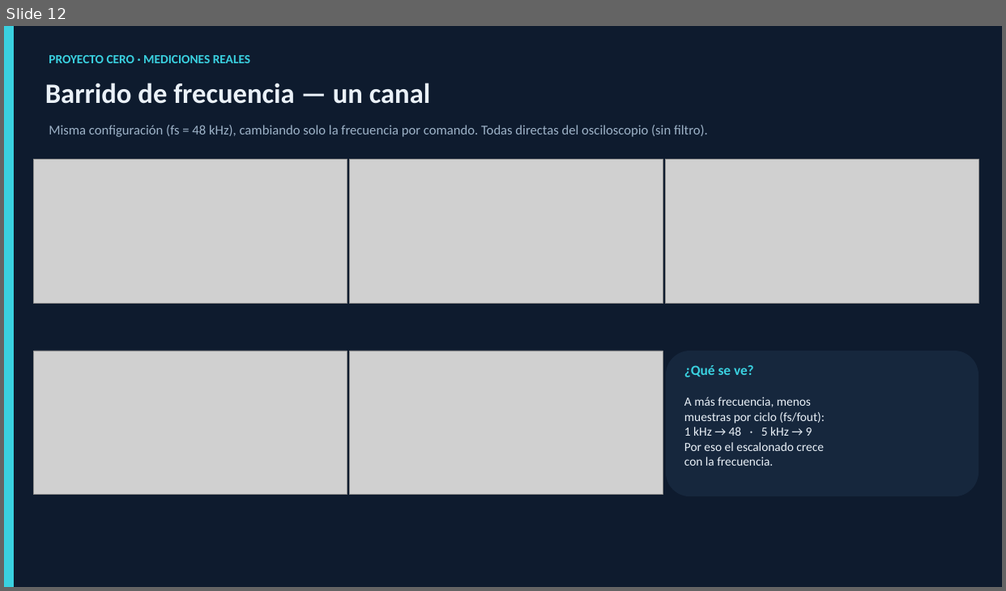
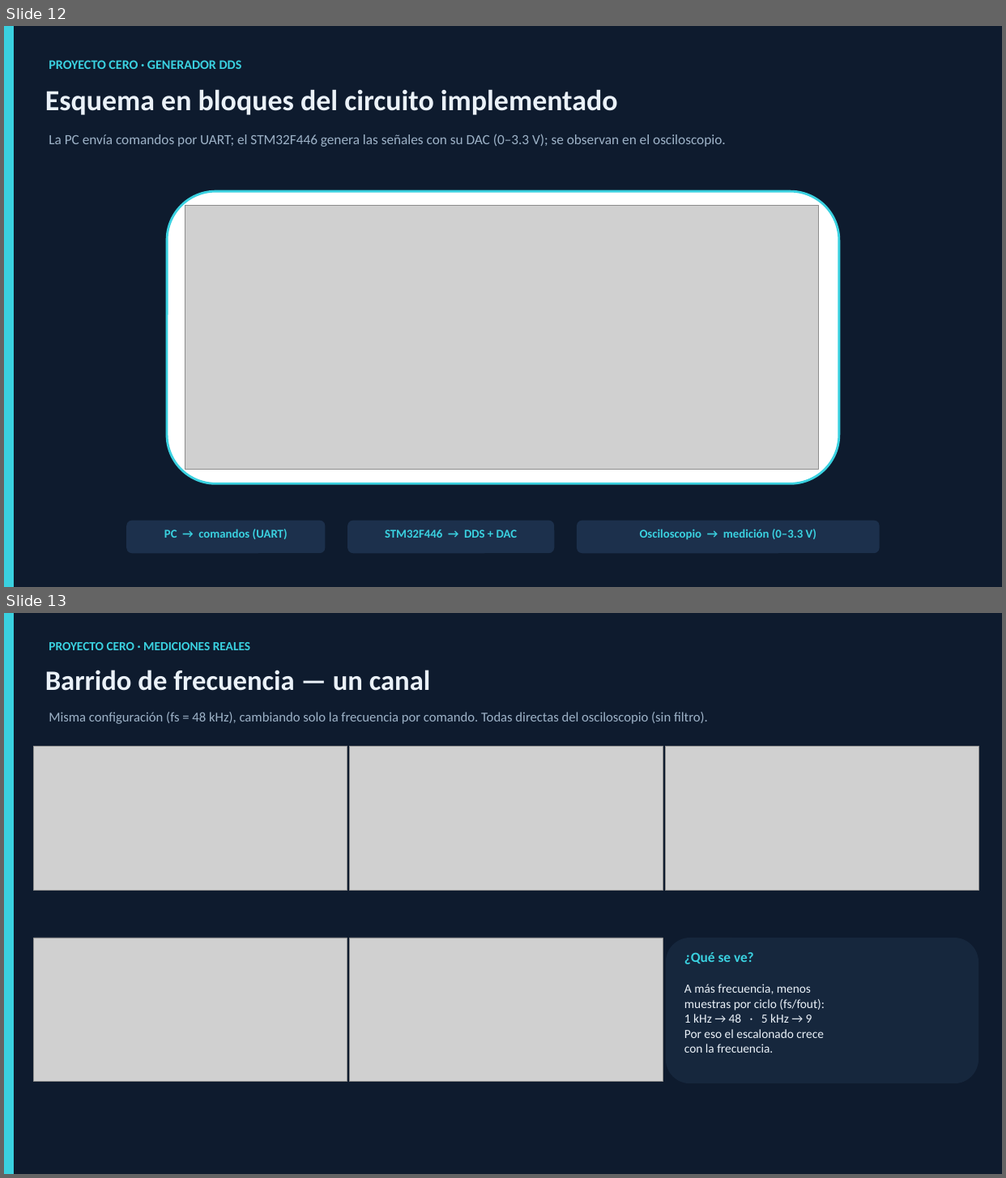
Before and after one commit to supernach00/AGSE-Proyecto-Final, a slide deck: Presentacion/Proyecto_Cero_Generador_DDS.pptx. Shown one above the other, each under a label of ours: slide 12 before the commit, slides 12 and 13 after it. The pictures are 1006x591 and 1006x1178 pixels, drawn with LibreOffice and Linux fonts; fonts in the diff are those of the drawing; grey boxes stand for pictures. Boxes give left, top, right and bottom in pixels: in the first picture for what was removed or moved away, otherwise in the second. Text is boxed around its words. In the diff, an @@ line names an element or a change of style, - is before the commit and + after.

Commit message:
Actualizo la presentacion del Proyecto Cero (version final)

```diff
--- a/Presentacion/Proyecto_Cero_Generador_DDS.pptx
+++ b/Presentacion/Proyecto_Cero_Generador_DDS.pptx
@@ slide 12 added at [4, 26, 1002, 587], background #FFFFFF @@
@@ rectangle added at [4, 26, 1002, 587], fill #0E1B2E @@
@@ rectangle added at [4, 26, 14, 587], fill #3AD1E0 @@
@@ text added at [49, 60, 242, 69], 12.5 pt, text #3AD1E0, bold @@
+PROYECTO CERO · GENERADOR DDS
@@ text added at [45, 89, 618, 115], 28 pt, text #EAF1F8, bold @@
+Esquema en bloques del circuito implementado
@@ text added at [49, 134, 726, 147], 13.5 pt, text #9DB2C7 @@
+La PC envía comandos por UART; el STM32F446 genera las señales con su DAC (0–3.3 V); se observan en el osciloscopio.
@@ rounded rectangle added at [167, 191, 839, 484], fill #FFFFFF, outline #3AD1E0 2.2 pt @@
@@ picture added at [185, 206, 819, 470] @@
@@ rounded rectangle added at [127, 521, 325, 554], fill #1C304C @@
@@ text added at [164, 529, 288, 540], 11.5 pt, text #3AD1E0, bold @@
+PC → comandos (UART)
@@ rounded rectangle added at [347, 521, 554, 554], fill #1C304C @@
@@ text added at [385, 530, 518, 538], 11.5 pt, text #3AD1E0, bold @@
+STM32F446 → DDS + DAC
@@ rounded rectangle added at [577, 521, 879, 554], fill #1C304C @@
@@ text added at [640, 529, 816, 540], 11.5 pt, text #3AD1E0, bold @@
+Osciloscopio → medición (0–3.3 V)
@@ what was slide 12 is now slide 13 @@
```
Also in this commit, not shown: 5 slides changed.
